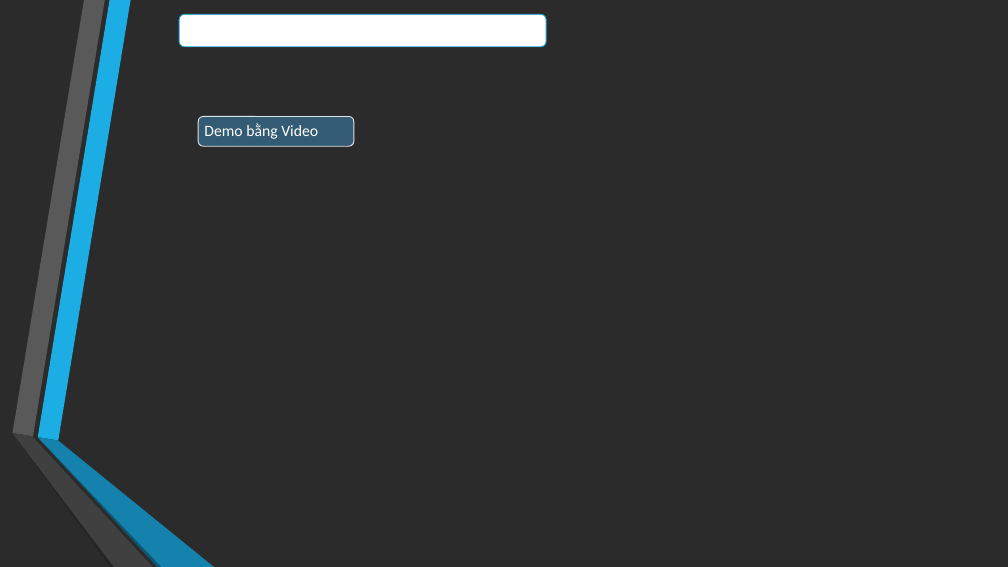
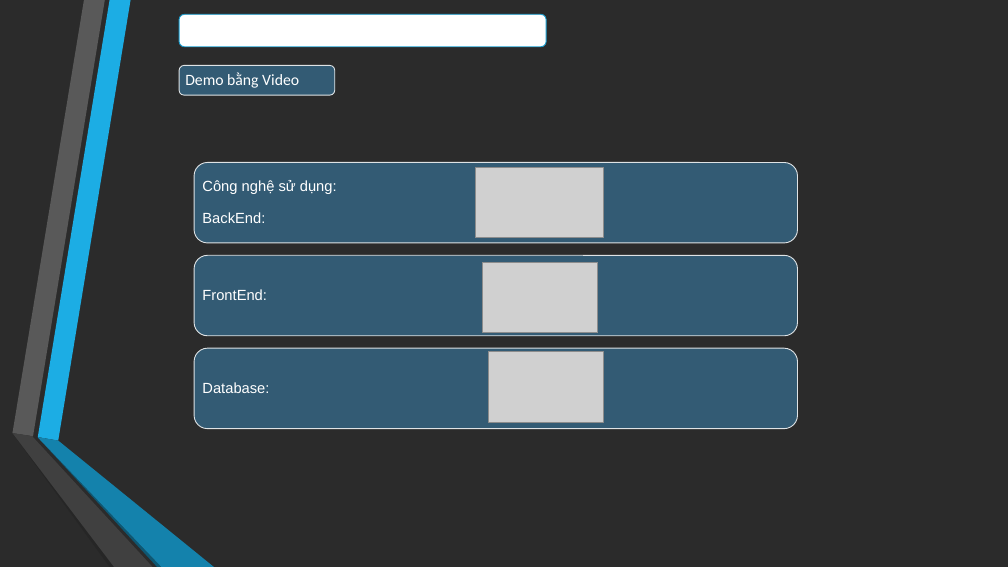
Before and after one commit to ducthangwru/MeReal, a slide deck: slide 15 of report/Slide_DoAnTotNghiep.pptx. Drawn at 1008x567 pixels with LibreOffice and Linux fonts; fonts in the diff are those of the drawing; grey boxes stand for pictures; background and template pictures are left out; a plain dark background stands for a picture behind light text. Boxes give left, top, right and bottom in pixels: in the first picture for what was removed or moved away, otherwise in the second. Text is boxed around its words. In the diff, an @@ line names an element or a change of style, - is before the commit and + after.

```diff
--- a/report/Slide_DoAnTotNghiep.pptx
+++ b/report/Slide_DoAnTotNghiep.pptx
@@ rounded rectangle: place and size @@
-rounded rectangle at box(198, 116, 354, 146)
+rounded rectangle at box(179, 65, 335, 95)
@@ text "Demo bằng Video": place and size @@
-text "Demo bằng Video" at box(204, 123, 318, 139)
+text "Demo bằng Video" at box(185, 72, 299, 88)
@@ picture added at box(476, 167, 603, 237) @@
@@ picture added at box(483, 262, 598, 333) @@
@@ picture added at box(488, 352, 603, 422) @@
@@ group added at box(194, 163, 798, 429): 3 rounded rectangles, 3 texts @@
+Công nghệ sử dụng:
+BackEnd:
+FrontEnd:
+Database:
```
Also in this commit, not shown: 1 other file.
